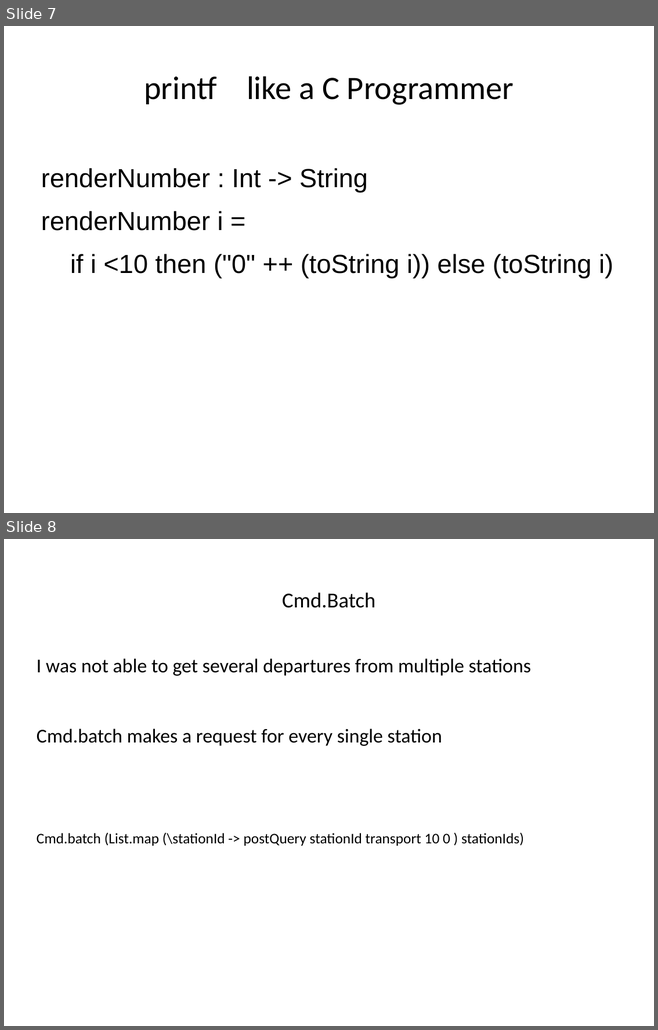
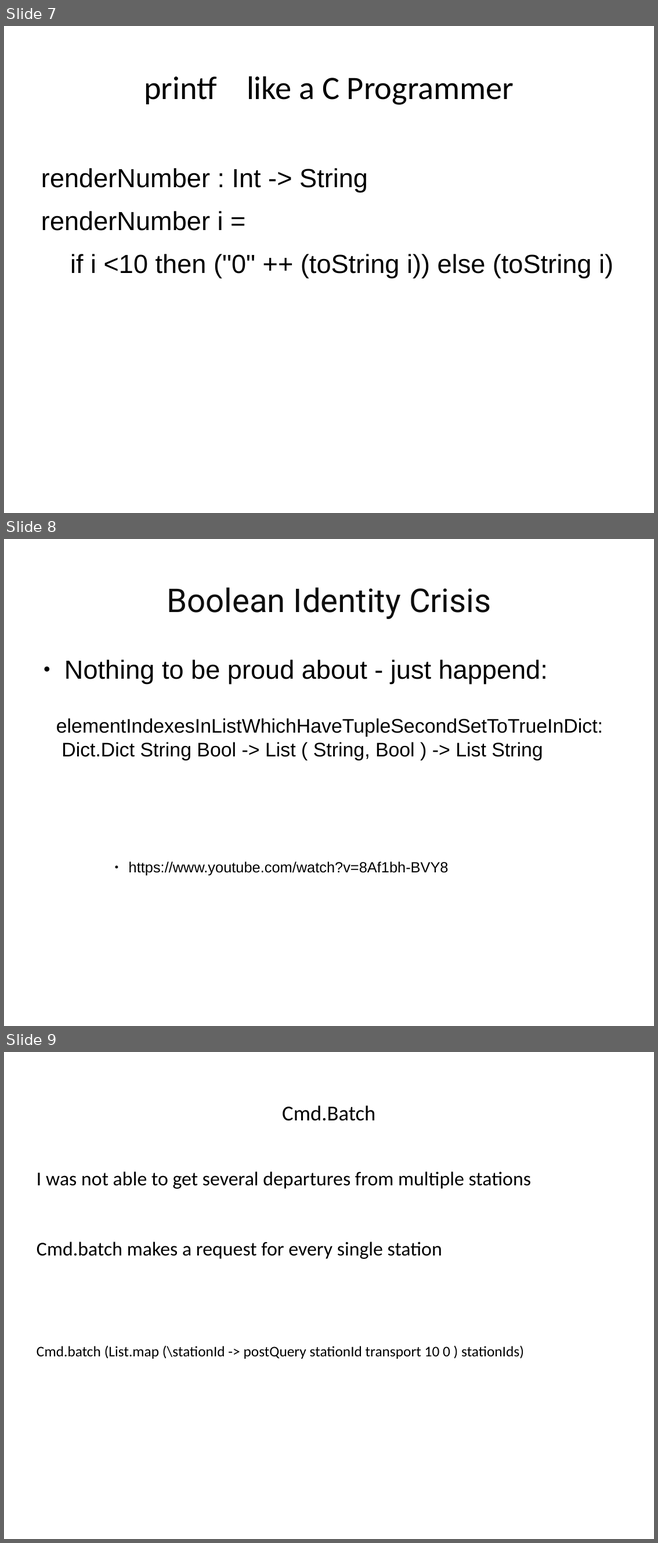
Before and after one commit to zmijunkie/elm_haltestellen_monitor_bootstrap4, a slide deck: haltestellenmonitor.odp. Shown one above the other, each under a label of ours: slides 7 and 8 before the commit, slides 7, 8 and 9 after it. The pictures are 658x1030 and 658x1543 pixels, drawn with LibreOffice and Linux fonts; fonts in the diff are those of the drawing. Boxes give left, top, right and bottom in pixels: in the first picture for what was removed or moved away, otherwise in the second. Text is boxed around its words. In the diff, an @@ line names an element or a change of style, - is before the commit and + after.

Commit message:
Vortrag enthält jetzt elementIndexesInListWhichHaveTupleSecondSetToTrueInDict

```diff
--- a/haltestellenmonitor.odp
+++ b/haltestellenmonitor.odp
@@ slide 8 added at box(4, 539, 654, 1026), background #FFFFFF @@
@@ title added at box(166, 587, 491, 619), 40 pt, text #0E0E0E @@
+Boolean Identity Crisis
@@ text added at box(64, 660, 547, 684), 32 pt, text #000000 @@
+● Nothing to be proud about - just happend:
@@ text added at box(56, 718, 603, 761), 24 pt, text #000000 @@
+elementIndexesInListWhichHaveTupleSecondSetToTrueInDict:
+Dict.Dict String Bool -> List ( String, Bool ) -> List String
@@ text added at box(129, 861, 448, 876), 18 pt, text #000000 @@
+● https://www.youtube.com/watch?v=8Af1bh-BVY8
@@ what was slide 8 is now slide 9 @@
```
